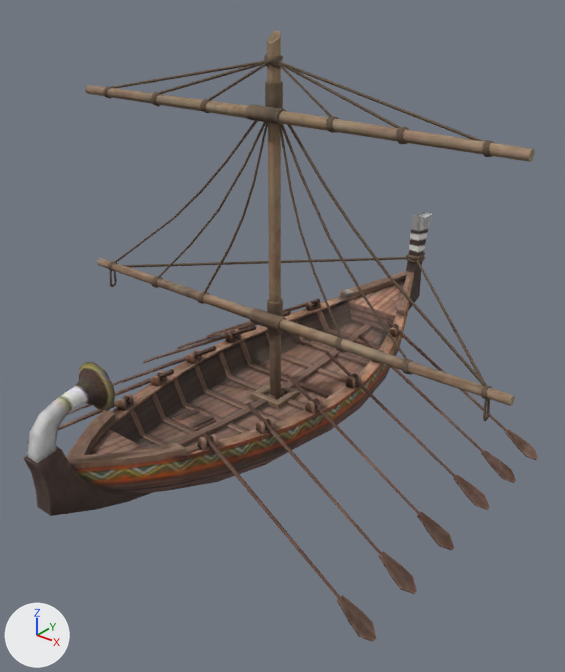
Renders of the glTF model public/assets/unit-models/222-kebenit.glb from each side of a commit.
One viewpoint serves both versions: a 50 mm lens placed at (5.48, -6.82, 5.39), pointed at (0.26, -0.3, 1.34). Arrows for +X, +Y and +Z are at lower left; the lights stay in place. The older version comes first. Vertices at exactly the same position are counted once.

The scene before the commit, as lines of its bpy script (objects in view):
```python
me_mesh_0 = bpy.data.meshes.new('Mesh_0')
me_mesh_0.from_pydata(...)  # 1915 vertices, 3321 faces; spans x -3.09..3.09, y -3.64..3.56, z -0.5..4.7
me_mesh_0.materials.append(mat_material_0)  # picture img_image_0
ob_mesh_0 = bpy.data.objects.new('Mesh_0', me_mesh_0)
ob_mesh_0.location = (0.0, 0.0, 0.0)
```
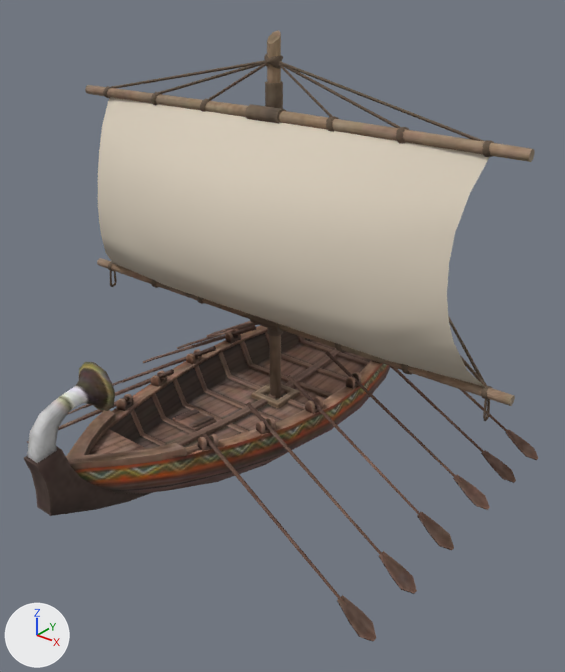
Patch to the scene script:
```diff
--- a/public/assets/unit-models/222-kebenit.glb.py
+++ b/public/assets/unit-models/222-kebenit.glb.py
@@ mat_material_1 @@
+mat_material_1 = principled_material('Material_1')
+mat_material_1.base_color = (0.72, 0.64, 0.52)  # pale yellow #ddd1bf
+mat_material_1.metallic = 0.05
+mat_material_1.roughness = 0.9
@@ me_mesh_0 @@
 # used by ob_mesh_0; location = (0.0, 0.0, 0.0)
-me_mesh_0.from_pydata(...)  # 1915 vertices, 3321 faces; spans x -3.09..3.09, y -3.64..3.56, z -0.5..4.7
+me_mesh_0.from_pydata(...)  # 1968 vertices, 3397 faces; spans x -3.09..3.09, y -3.64..3.56, z -0.5..4.7
+# me_mesh_0 part 1: a new loose piece of 53 vertices spanning x -2.82..2.82, y -1.07..-0.22, z 1.48..3.82, in mat_material_1 (pale yellow #ddd1bf)
 me_mesh_0.materials.append(mat_material_0)
+me_mesh_0.materials.append(mat_material_1)  # pale yellow #ddd1bf
```

Pixel boxes [x1, y1, x2, y2] of what changed, in the pictures (565 x 672 px):
part 1 of me_mesh_0, added (pale yellow)
    after: [98, 97, 489, 387]
